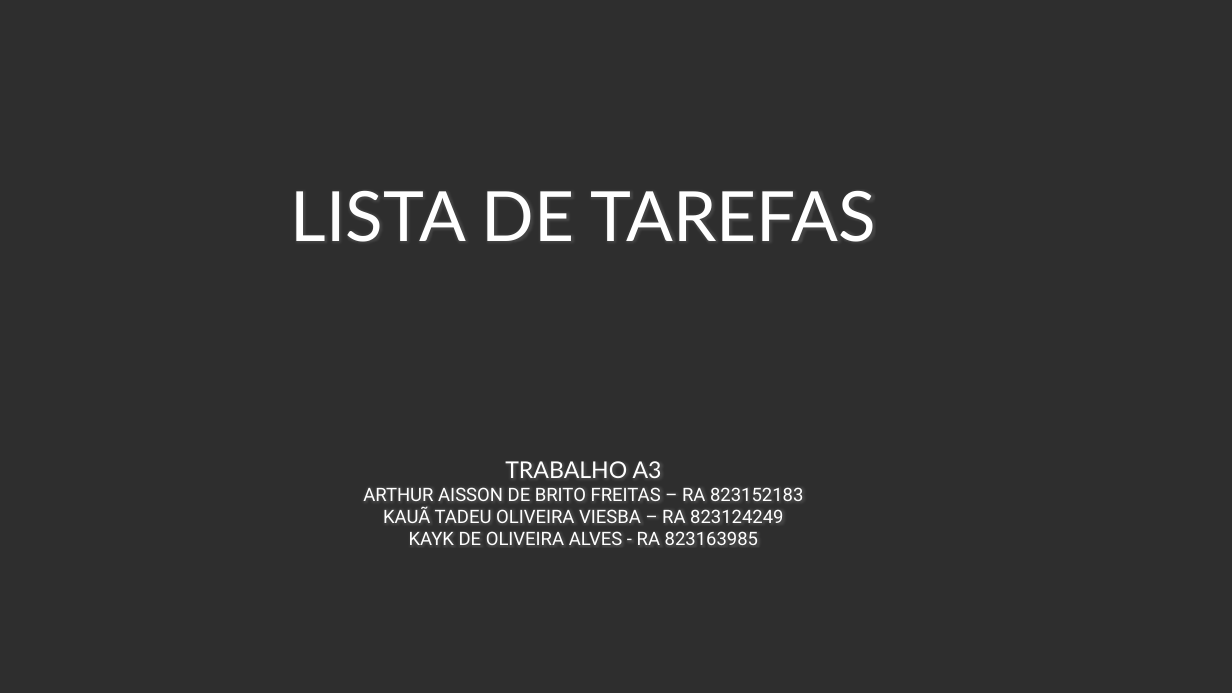
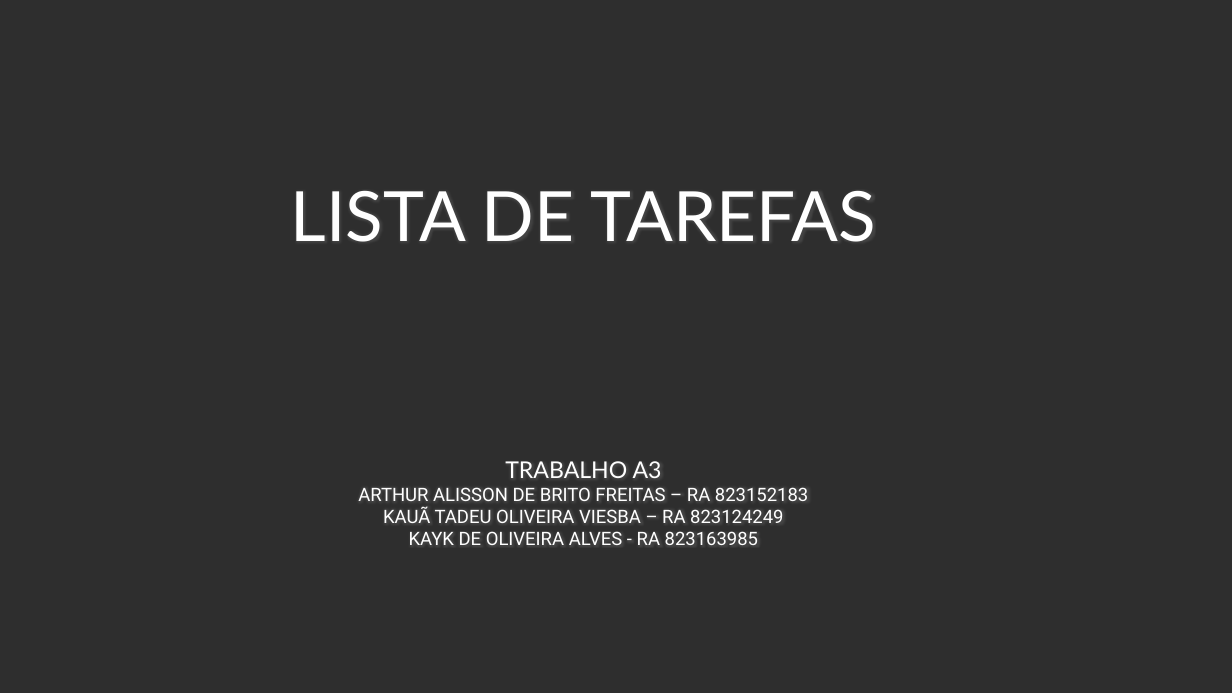
Before and after one commit to Kaua-zk/Projeto-a3-3semestre, a slide deck: slide 1 of Apresentação - LISTA DE TAREFAS.pptx. Drawn at 1232x693 pixels with LibreOffice and Linux fonts; fonts in the diff are those of the drawing. Boxes give left, top, right and bottom in pixels: in the first picture for what was removed or moved away, otherwise in the second. Text is boxed around its words. In the diff, an @@ line names an element or a change of style, - is before the commit and + after.

```diff
--- a/Apresentação - LISTA DE TAREFAS.pptx
+++ b/Apresentação - LISTA DE TAREFAS.pptx
@@ title at (291, 190, 876, 545): text changed @@
-LISTA DE TAREFAS
-TRABALHO A3
-ARTHUR AISSON DE BRITO FREITAS – RA 823152183
-KAUÃ TADEU OLIVEIRA VIESBA – RA 823124249
-KAYK DE OLIVEIRA ALVES - RA 823163985
+LISTA DE TAREFAS
+TRABALHO A3
+ARTHUR ALISSON DE BRITO FREITAS – RA 823152183
+KAUÃ TADEU OLIVEIRA VIESBA – RA 823124249
+KAYK DE OLIVEIRA ALVES - RA 823163985
```
Also in this commit, not shown: 3 other slides changed, 1 slide added.
